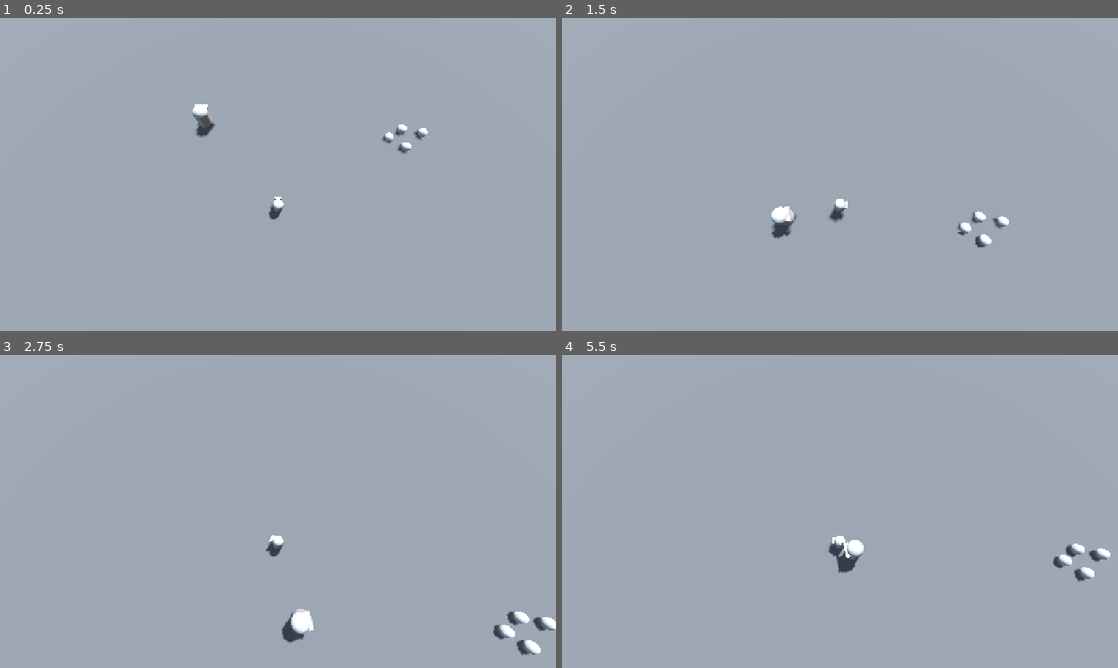
Above: before the commit, frames 1-4 (two rows, left to right).
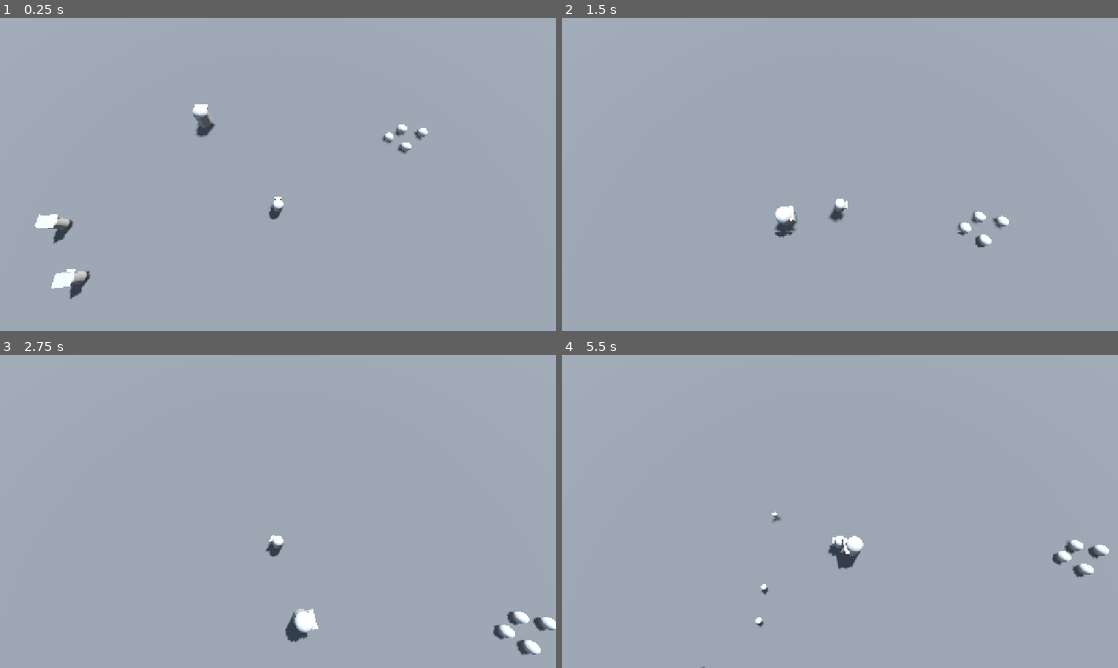
Above: after the commit, the same moments.

Repository: CodeRecode/gdwild87
Game: Godot game, scene res://levels/test_level.tscn
Two runs of this game, one before a commit and one after it. Both use one fixed random seed, a clock stepped at 60 frames per second and the inputs below. The project has no main scene, so this scene is started directly.
Inputs (mouse positions are in pixels of both pictures, inside the frame that each line leads up to):
- Up to frame 1 (0.25 s): no input
- Up to frame 2 (1.5 s): tap Enter at 0.5 s; move the mouse to (812, 237) at 0.52 s; press the mouse at (812, 237) at 0.53 s; hold W (move_up) from 0.53 s (still down); tap Space (jump) at 0.77 s; move the mouse to (1006, 221) at 1.27 s; release the mouse at (1006, 221) at 1.28 s; click (1006, 221) at 1.35 s
- Up to frame 3 (2.75 s): tap Space (jump) at 1.52 s; move the mouse to (111, 464) at 2.02 s; release W (move_up) at 2.03 s; press the mouse at (111, 464) at 2.03 s; hold A (move_left) from 2.03 s (still down)
- Up to frame 4 (5.5 s): move the mouse to (867, 511) at 2.77 s; release the mouse at (867, 511) at 2.78 s; click (867, 511) at 2.85 s; tap Space (jump) at 3.02, 3.77, 4.52 s; move the mouse to (756, 433) at 3.52 s; release A (move_left) at 3.53 s; press the mouse at (756, 433) at 3.53 s; hold S (move_down) 3.53-4.28 s; move the mouse to (962, 495) at 4.27 s; release the mouse at (962, 495) at 4.28 s; hold D (move_right) 4.28-5.03 s; click (962, 495) at 4.35 s; move the mouse to (728, 527) at 5.02 s; press the mouse at (728, 527) at 5.03 s; hold W (move_up) from 5.03 s (still down)

The runs differ from the first frame. In frame 1, 0.7% of the frame differs, in the area x 6-17%, y 62-90%; in frame 2, 0.2%; in frame 3, 0.3%; in frame 4, 0.8%, in the area x 25-99%, y 50-100%.

Commit message:
Wizard impl

Diff:
--- a/char/brute.gd
+++ b/char/brute.gd
@@ -35,6 +35,7 @@
 	if not target:
 		return
 	var look_to = target.global_position
+	look_to.y = 0
 	look_at(look_to)
 
 func _try_attack() -> void:
--- a/char/wizard.gd
+++ b/char/wizard.gd
@@ -1,8 +1,10 @@
 extends Enemy
 
+@export var Projectile: PackedScene
 @export var Speed = 5.0
 @export var Health = 10.0
-@export var AttackDamage = 2.0
+@export var AttackCooldown = 1.0
+var current_cooldown = -1.0
 
 var target: Player
 var can_attack: bool = false
@@ -11,23 +13,31 @@
 	set_health(Health)
 
 func _physics_process(delta: float) -> void:
-	var delta_speed = Speed * delta * Engine.physics_ticks_per_second
-	if target:
-		var direction = (target.global_position - global_position).normalized()
-		velocity.x = direction.x * delta_speed
-		velocity.z = direction.z * delta_speed
-	else:
-		velocity.x = move_toward(velocity.x, 0, delta_speed)
-		velocity.z = move_toward(velocity.z, 0, delta_speed)
-	move_and_slide()
+	_face_player()
+	_try_attack(delta)
 
-	_try_attack()
+func _face_player() -> void:
+	if not target:
+		return
+	var look_to = target.global_position
+	look_to.y = 0
+	look_at(look_to)
 
+func _try_attack(delta: float) -> void:
+	if current_cooldown > 0.0:
+		current_cooldown -= delta
+		return
 
-func _try_attack() -> void:
-	if not can_attack:
+	if not target:
 		return
-	target.apply_damage(AttackDamage)
+	var forward = -global_basis.z
+	var orb = Projectile.instantiate()
+	orb.set_direction(forward)
+	owner.add_child(orb)
+	orb.global_position = global_position + Vector3.UP + forward * .5
+
+	current_cooldown = AttackCooldown
+
 
 func _on_vision_body_entered(body: Node3D) -> void:
 	if body.is_in_group("player"):
@@ -36,13 +46,3 @@
 func _on_vision_body_exited(body: Node3D) -> void:
 	if body.is_in_group("player"):
 		target = null
-
-
-func _on_attack_area_body_entered(body: Node3D) -> void:
-	if body.is_in_group("player"):
-		can_attack = true
-
-
-func _on_attack_area_body_exited(body: Node3D) -> void:
-	if body.is_in_group("player"):
-		can_attack = false
--- a/char/wizard.tscn
+++ b/char/wizard.tscn
@@ -1,41 +1,44 @@
-[gd_scene load_steps=6 format=3 uid="uid://dxu5sn7xh1gkk"]
+[gd_scene load_steps=8 format=3 uid="uid://dxu5sn7xh1gkk"]
 
 [ext_resource type="Script" uid="uid://dtq830i2blg3x" path="res://char/wizard.gd" id="1_dp7gs"]
+[ext_resource type="PackedScene" uid="uid://c3xvjao22qcv5" path="res://char/wizard_orb.tscn" id="2_3owjg"]
 
-[sub_resource type="SphereShape3D" id="SphereShape3D_pq3se"]
+[sub_resource type="CapsuleShape3D" id="CapsuleShape3D_dp7gs"]
 
-[sub_resource type="SphereMesh" id="SphereMesh_pq3se"]
+[sub_resource type="CapsuleMesh" id="CapsuleMesh_dp7gs"]
+
+[sub_resource type="BoxMesh" id="BoxMesh_dp7gs"]
+
+[sub_resource type="PrismMesh" id="PrismMesh_dp7gs"]
 
 [sub_resource type="SphereShape3D" id="SphereShape3D_f1ur6"]
-radius = 10.0
-
-[sub_resource type="SphereShape3D" id="SphereShape3D_vsyml"]
-radius = 0.75
+radius = 15.0
 
 [node name="Wizard" type="CharacterBody3D" groups=["enemy"]]
 script = ExtResource("1_dp7gs")
+Projectile = ExtResource("2_3owjg")
 
 [node name="CollisionShape3D" type="CollisionShape3D" parent="."]
-transform = Transform3D(1, 0, 0, 0, 1, 0, 0, 0, 1, 0, 0.5, 0)
-shape = SubResource("SphereShape3D_pq3se")
+transform = Transform3D(1, 0, 0, 0, 1, 0, 0, 0, 1, 0, 1, 0)
+shape = SubResource("CapsuleShape3D_dp7gs")
 
 [node name="MeshInstance3D" type="MeshInstance3D" parent="."]
-transform = Transform3D(1, 0, 0, 0, 1, 0, 0, 0, 1, 0, 0.5, 0)
-mesh = SubResource("SphereMesh_pq3se")
+transform = Transform3D(1, 0, 0, 0, 1, 0, 0, 0, 1, 0, 1, 0)
+mesh = SubResource("CapsuleMesh_dp7gs")
 skeleton = NodePath("../CollisionShape3D")
+
+[node name="MeshInstance3D" type="MeshInstance3D" parent="MeshInstance3D"]
+transform = Transform3D(0.70542645, 0, 0, 0, 0.32487965, 0, 0, 0, 0.32012045, 0, 0.37948835, -0.56381226)
+mesh = SubResource("BoxMesh_dp7gs")
+
+[node name="MeshInstance3D2" type="MeshInstance3D" parent="MeshInstance3D"]
+transform = Transform3D(1, 0, 0, 0, 1, 0, 0, 0, 1, 0, 1.2210622, 0)
+mesh = SubResource("PrismMesh_dp7gs")
 
 [node name="Vision" type="Area3D" parent="."]
 
 [node name="CollisionShape3D" type="CollisionShape3D" parent="Vision"]
 shape = SubResource("SphereShape3D_f1ur6")
 
-[node name="AttackArea" type="Area3D" parent="."]
-
-[node name="CollisionShape3D" type="CollisionShape3D" parent="AttackArea"]
-transform = Transform3D(1, 0, 0, 0, 1, 0, 0, 0, 1, 0, 0.5, 0)
-shape = SubResource("SphereShape3D_vsyml")
-
 [connection signal="body_entered" from="Vision" to="." method="_on_vision_body_entered"]
 [connection signal="body_exited" from="Vision" to="." method="_on_vision_body_exited"]
-[connection signal="body_entered" from="AttackArea" to="." method="_on_attack_area_body_entered"]
-[connection signal="body_exited" from="AttackArea" to="." method="_on_attack_area_body_exited"]
--- /dev/null
+++ b/char/wizard_orb.gd
@@ -0,0 +1,28 @@
+extends Area3D
+
+@export var Speed = 8.0
+@export var AttackDamage = 4.0
+@export var Lifetime = 4.0
+
+var direction
+
+func set_direction(dir: Vector3) -> void:
+	direction = dir
+
+func _physics_process(delta: float) -> void:
+	if direction:
+		global_position += direction * delta * Speed
+	Lifetime -= delta
+	if Lifetime < 0:
+		expire()
+
+func _on_body_entered(body: Node) -> void:
+	if body is StaticBody3D:
+		expire()
+	elif body.is_in_group("player"):
+		print("hit")
+		body.apply_damage(AttackDamage)
+		expire()
+
+func expire() -> void:
+	queue_free()
--- /dev/null
+++ b/char/wizard_orb.tscn
@@ -0,0 +1,20 @@
+[gd_scene load_steps=4 format=3 uid="uid://c3xvjao22qcv5"]
+
+[ext_resource type="Script" uid="uid://qhbtpsa7uxvm" path="res://char/wizard_orb.gd" id="1_1fxfp"]
+
+[sub_resource type="SphereMesh" id="SphereMesh_2ngd5"]
+
+[sub_resource type="SphereShape3D" id="SphereShape3D_1fxfp"]
+radius = 0.25
+
+[node name="WizardOrb" type="Area3D"]
+script = ExtResource("1_1fxfp")
+
+[node name="MeshInstance3D" type="MeshInstance3D" parent="."]
+transform = Transform3D(0.5, 0, 0, 0, 0.5, 0, 0, 0, 0.5, 0, 0, 0)
+mesh = SubResource("SphereMesh_2ngd5")
+
+[node name="CollisionShape3D" type="CollisionShape3D" parent="."]
+shape = SubResource("SphereShape3D_1fxfp")
+
+[connection signal="body_entered" from="." to="." method="_on_body_entered"]
--- a/levels/test_level.tscn
+++ b/levels/test_level.tscn
@@ -1,6 +1,7 @@
-[gd_scene load_steps=10 format=3 uid="uid://t0mwxd3juhuq"]
+[gd_scene load_steps=11 format=3 uid="uid://t0mwxd3juhuq"]
 
 [ext_resource type="PackedScene" uid="uid://vii2jisn0a4g" path="res://char/player.tscn" id="1_46lwt"]
+[ext_resource type="PackedScene" uid="uid://dxu5sn7xh1gkk" path="res://char/wizard.tscn" id="2_w7r7j"]
 [ext_resource type="PackedScene" uid="uid://b44yecwsemryk" path="res://char/slime.tscn" id="2_x25rp"]
 [ext_resource type="PackedScene" uid="uid://666nns6li08s" path="res://char/brute.tscn" id="3_gmgay"]
 
@@ -46,6 +47,12 @@
 [node name="CollisionShape3D" type="CollisionShape3D" parent="Floor"]
 shape = SubResource("ConvexPolygonShape3D_46lwt")
 
+[node name="Wizard" parent="Floor" instance=ExtResource("2_w7r7j")]
+transform = Transform3D(1, 0, 0, 0, 1, 0, 0, 0, 1, -20.059162, 0, 1.666666)
+
+[node name="Wizard2" parent="Floor" instance=ExtResource("2_w7r7j")]
+transform = Transform3D(1, 0, 0, 0, 1, 0, 0, 0, 1, -17.002102, 0, 6.150395)
+
 [node name="Slimes" type="Node" parent="."]
 
 [node name="Slime" parent="Slimes" instance=ExtResource("2_x25rp")]
Not shown, added: char/wizard_orb.gd.uid
